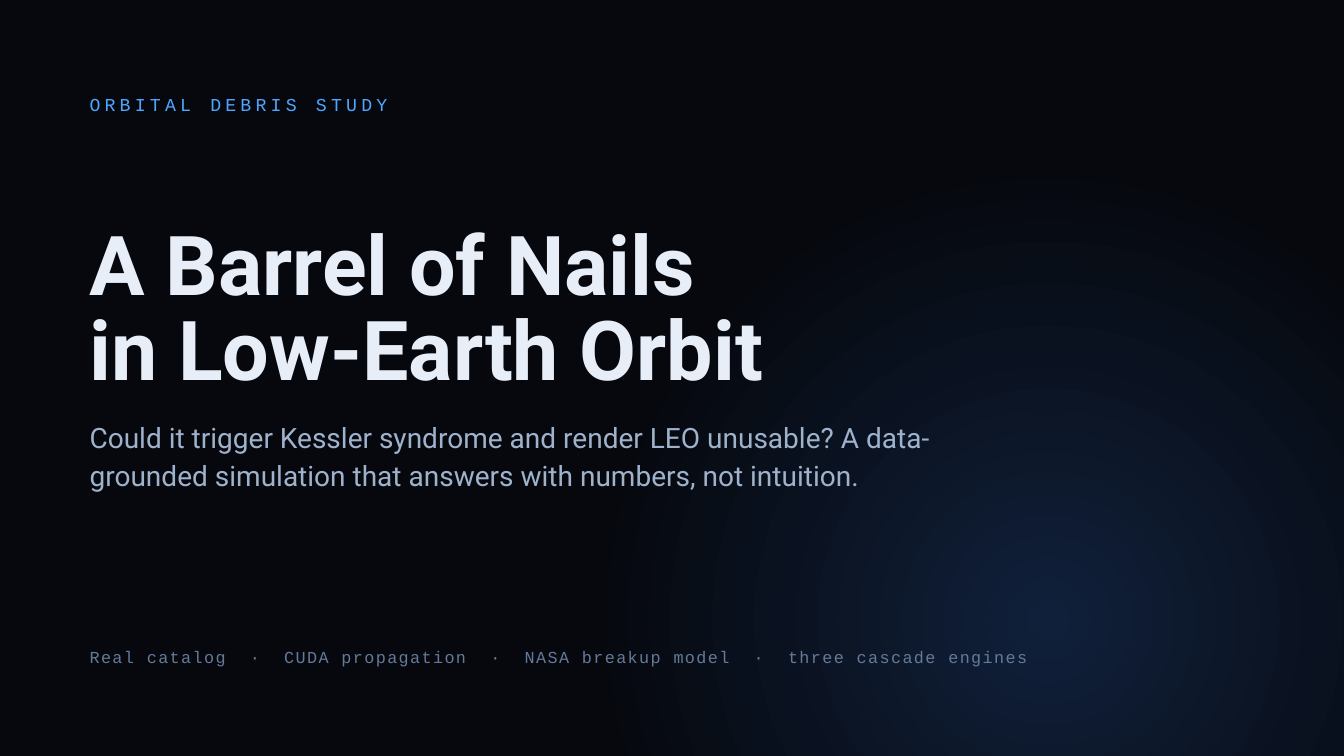
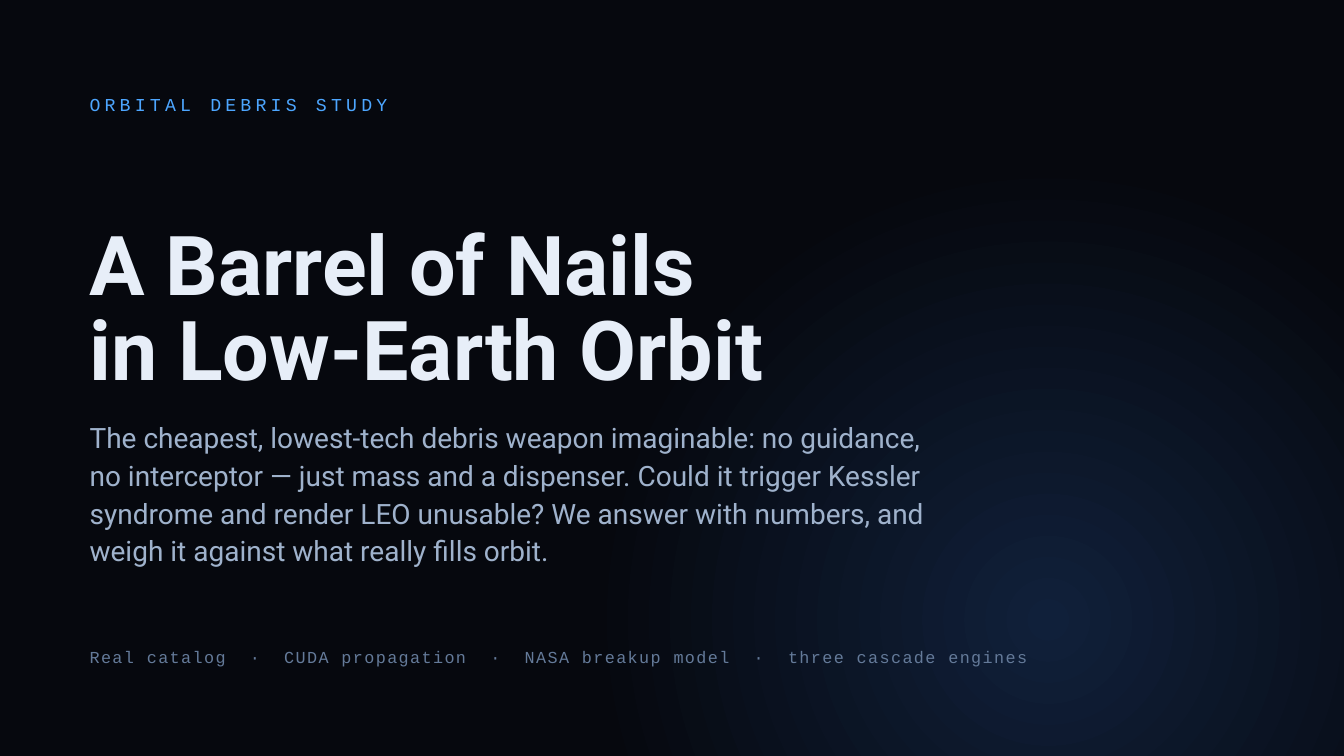
Before and after one commit to TimKadyrov/DebrisCascade, a slide deck: slide 1 of Barrel of Nails — Kessler Study.pptx. Drawn at 1344x756 pixels with LibreOffice and Linux fonts; fonts in the diff are those of the drawing; background and template pictures are left out. Boxes give left, top, right and bottom in pixels: in the first picture for what was removed or moved away, otherwise in the second. Text is boxed around its words. In the diff, an @@ line names an element or a change of style, - is before the commit and + after.

```diff
--- a/Barrel of Nails — Kessler Study.pptx
+++ b/Barrel of Nails — Kessler Study.pptx
@@ text at (90, 427, 923, 567): text changed @@
-Could it trigger Kessler syndrome and render LEO unusable? A data-grounded simulation that answers with numbers, not intuition.
+The cheapest, lowest-tech debris weapon imaginable: no guidance, no interceptor — just mass and a dispenser. Could it trigger Kessler syndrome and render LEO unusable? We answer with numbers, and weigh it against what really fills orbit.
```
Also in this commit, not shown: 6 other slides changed, 1 slide added, 3 other files.
